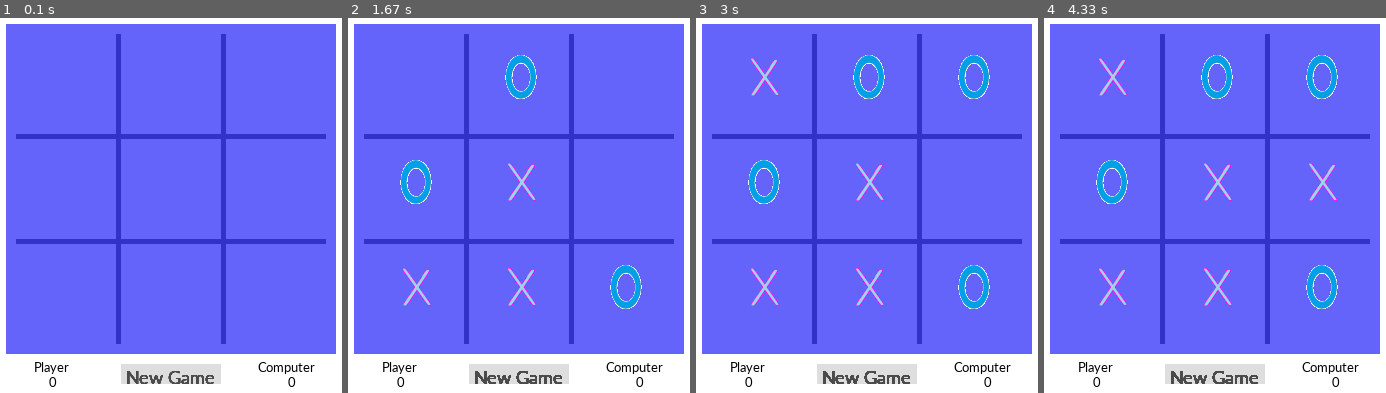
Above: before the commit, frames 1-4 (left to right).
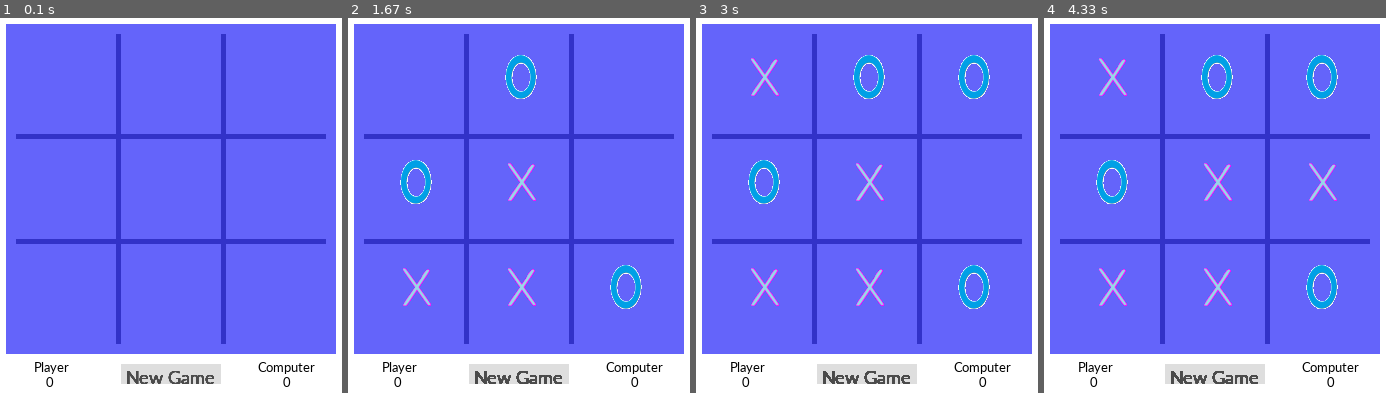
Above: after the commit, the same moments.

Repository: RTK024/TicTacToe
Game: pygame game, started from PyGame.py
The game is run twice, just before and just after one commit, with the same random seed, the same clock (stepped at 60 frames per second) and the same inputs.
Inputs (mouse positions are in pixels of both pictures, inside the frame that each line leads up to):
- Up to frame 1 (0.1 s): no input
- Up to frame 2 (1.67 s): click (519, 209) at 0.38 s; click (556, 295) at 0.72 s; click (402, 299) at 1.05 s; click (652, 344) at 1.38 s
- Up to frame 3 (3 s): click (778, 130) at 1.72 s; click (849, 310) at 2.05 s; click (853, 141) at 2.38 s; click (815, 126) at 2.72 s
- Up to frame 4 (4.33 s): click (1310, 175) at 3.05 s; click (1331, 201) at 3.38 s; click (1293, 141) at 3.72 s; click (1105, 134) at 4.05 s

The runs differ from the first frame. In frame 1, 0.1% of the frame differs, in the area x 13-87%, y 95-99%; in frame 2, 0.1%; in frame 3, 0.1%; in frame 4, 0.1%.

Commit message:
version 2.1, little centering

Diff:
--- a/PyGame.py
+++ b/PyGame.py
@@ -138,11 +138,11 @@
     # Draw Score Board
     screen.blit(playerTxt, (PLAYER_WIDTH, PLAYER_HEIGHT))
     playrScore = font.render(str(score.x_score), True, BLACK)
-    screen.blit(playrScore, (PLAYER_WIDTH + 15, PLAYER_HEIGHT + 15))
+    screen.blit(playrScore, (PLAYER_WIDTH + 12, PLAYER_HEIGHT + 15))
 
     screen.blit(computerTxt, (COMPUTER_WIDTH, COMPUTER_HEIGHT))
     computerScore = font.render(str(score.o_score), True, BLACK)
-    screen.blit(computerScore, (COMPUTER_WIDTH + 30, COMPUTER_HEIGHT + 15))
+    screen.blit(computerScore, (COMPUTER_WIDTH + 25, COMPUTER_HEIGHT + 15))
 
     # Update the game at each iteration
     pygame.display.update()
